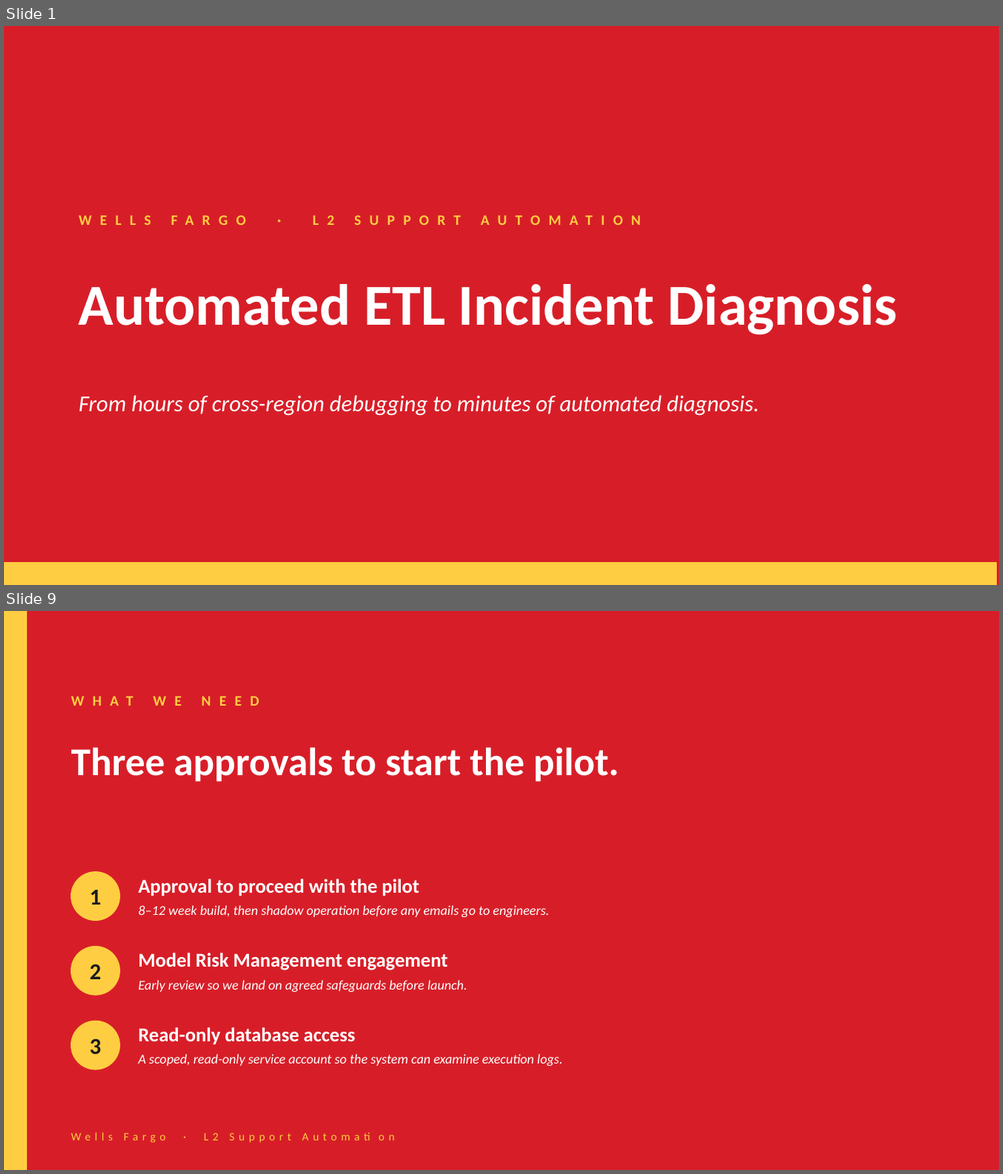
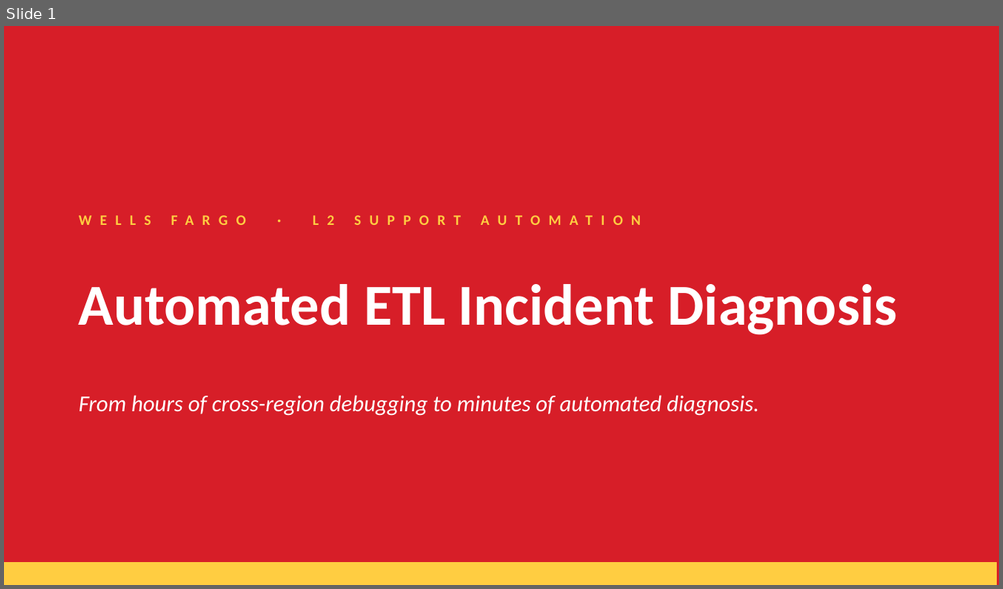
Before and after one commit to Snuthakki21/Copilot-docs, a slide deck: ppt/ETL_Incident_Diagnosis_Deck.pptx. Shown one above the other, each under a label of ours: slides 1 and 9 before the commit, slide 1 after it; the slides between them are not shown. The pictures are 1003x1174 and 1003x589 pixels, drawn with LibreOffice and Linux fonts; fonts in the diff are those of the drawing. Boxes give left, top, right and bottom in pixels: in the first picture for what was removed or moved away, otherwise in the second. Text is boxed around its words. In the diff, an @@ line names an element or a change of style, - is before the commit and + after.

```diff
--- a/ppt/ETL_Incident_Diagnosis_Deck.pptx
+++ b/ppt/ETL_Incident_Diagnosis_Deck.pptx
@@ slide 9 removed at box(4, 611, 999, 1170), background #D71E28 @@
@@ rectangle removed at box(4, 611, 26, 1170) @@
@@ text removed at box(71, 747, 619, 782) @@
-Three approvals to start the pilot.
@@ ellipse removed at box(71, 872, 119, 920) @@
@@ text removed at box(90, 890, 102, 905) @@
-1
@@ text removed at box(138, 879, 419, 897) @@
-Approval to proceed with the pilot
@@ text removed at box(138, 906, 549, 917) @@
-8–12 week build, then shadow operation before any emails go to engineers.
@@ ellipse removed at box(71, 947, 119, 995) @@
@@ text removed at box(90, 965, 102, 980) @@
-2
@@ text removed at box(138, 953, 448, 971) @@
-Model Risk Management engagement
@@ text removed at box(138, 980, 467, 992) @@
-Early review so we land on agreed safeguards before launch.
@@ text removed at box(222, 983, 239, 990) @@
-WHAT WE NEED
@@ ellipse removed at box(71, 1022, 119, 1070) @@
@@ text removed at box(138, 1028, 356, 1045) @@
-Read-only database access
@@ text removed at box(90, 1039, 102, 1055) @@
-3
@@ text removed at box(138, 1054, 562, 1066) @@
-A scoped, read-only service account so the system can examine execution logs.
@@ text removed at box(71, 1133, 166, 1143) @@
-Wells Fargo · L2 Support Automation
```
Also in this commit, not shown: 5 slides changed, 1 slide added, 2 other slides removed.
